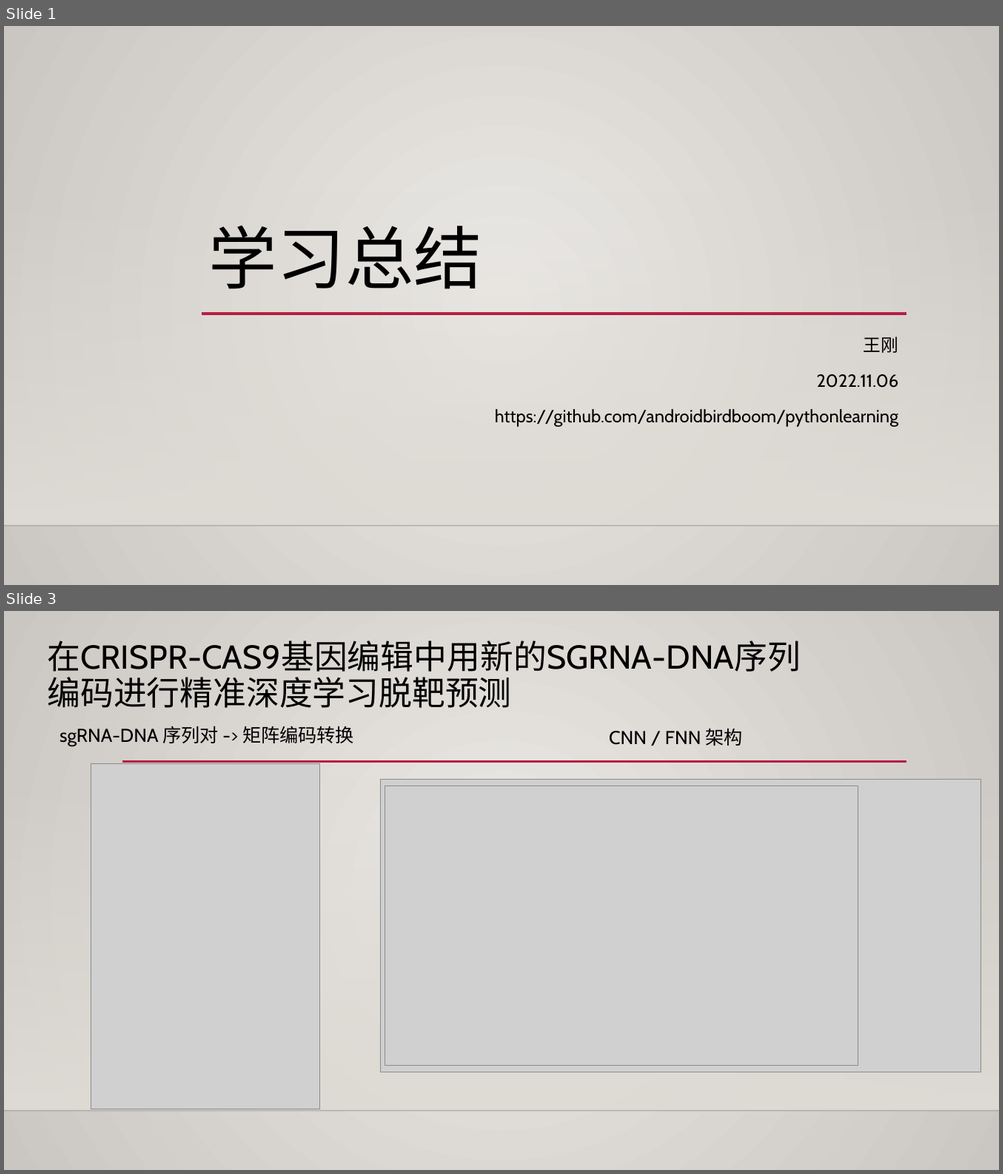
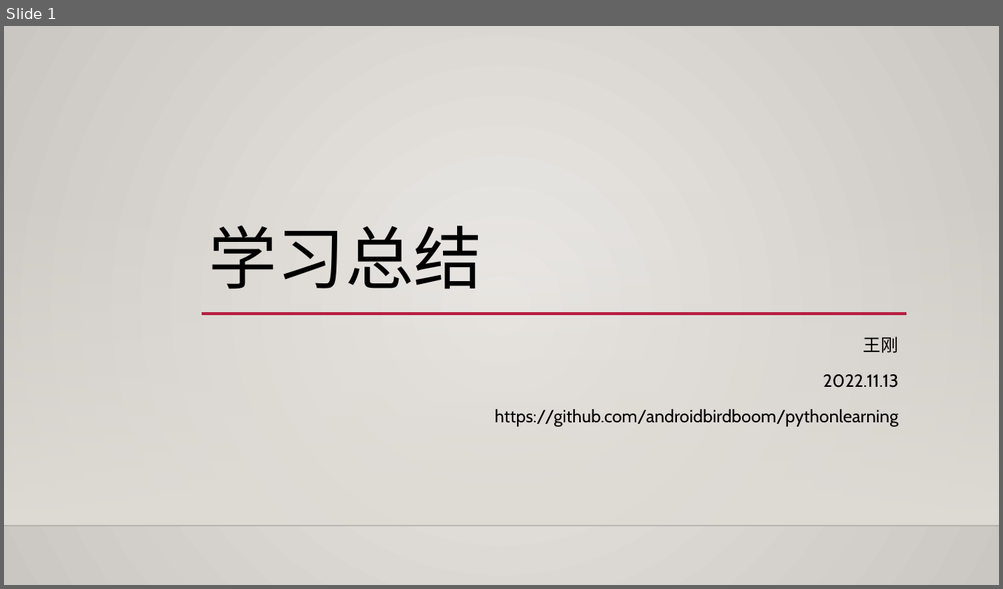
Before and after one commit to AndroidBirdBoom/pythonlearning, a slide deck: ppt/学习总结-20221113.pptx. Shown one above the other, each under a label of ours: slides 1 and 3 before the commit, slide 1 after it; the slides between them are not shown. The pictures are 1003x1174 and 1003x589 pixels, drawn with LibreOffice and Linux fonts; fonts in the diff are those of the drawing; grey boxes stand for pictures; background and template pictures are left out. Boxes give left, top, right and bottom in pixels: in the first picture for what was removed or moved away, otherwise in the second. Text is boxed around its words. In the diff, an @@ line names an element or a change of style, - is before the commit and + after.

```diff
--- a/ppt/学习总结-20221113.pptx
+++ b/ppt/学习总结-20221113.pptx
@@ slide 3 removed at [4, 611, 999, 1170], background gradient #ECEAE7 to #CAC7C1; not listed: 2 template elements that a slide beside it also shows @@
@@ title removed at [47, 641, 800, 678] @@
-在CRISPR-CAS9基因编辑中用新的SGRNA-DNA序列编码进行精准深度学习脱靶预测
@@ text removed at [60, 726, 354, 747] @@
-sgRNA-DNA 序列对 -> 矩阵编码转换
@@ text removed at [609, 729, 742, 746] @@
-CNN / FNN 架构
@@ picture removed at [91, 764, 319, 1110] @@
@@ line removed from (122, 762) to (907, 762) @@
@@ picture removed at [381, 780, 981, 1073] @@
@@ picture removed at [384, 786, 857, 1066] @@
@@ slide 1 changed as well @@
@@ subtitle at [822, 375, 898, 388]: text changed @@
-2022.11.06
+2022.11.13
```
Also in this commit, not shown: 2 other slides changed, 3 other slides removed, 8 other files.
